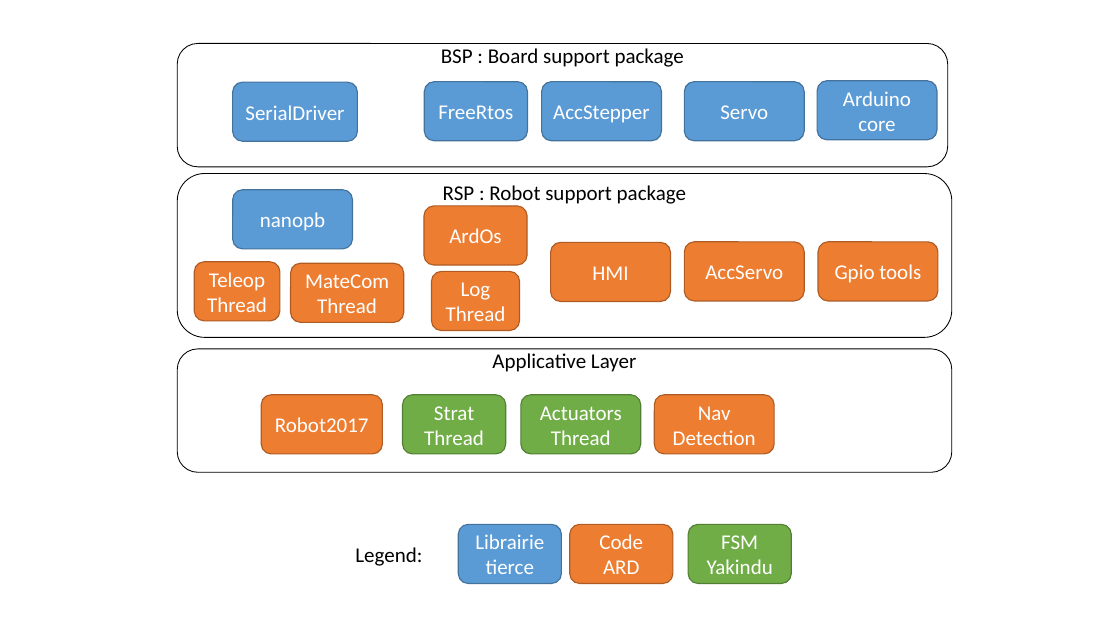
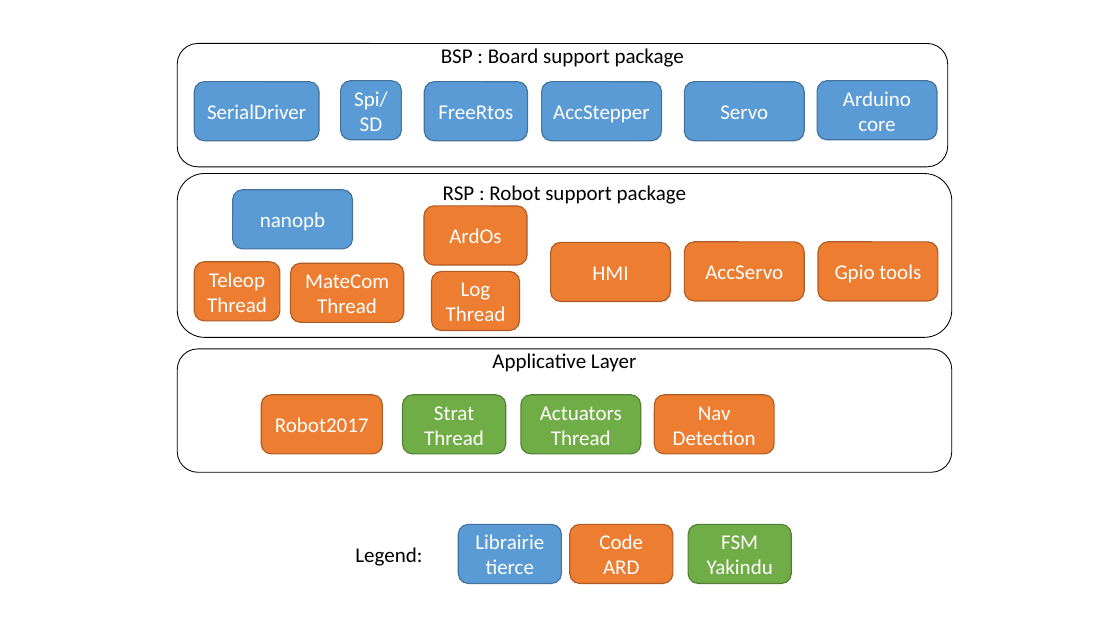
Before and after one commit to wixiw/ard2017, a slide deck: slide 1 of docs/PMI2017_archiSW.pptx. Drawn at 1120x630 pixels with LibreOffice and Linux fonts; fonts in the diff are those of the drawing. Boxes give left, top, right and bottom in pixels: in the first picture for what was removed or moved away, otherwise in the second. Text is boxed around its words. In the diff, an @@ line names an element or a change of style, - is before the commit and + after.

```diff
--- a/docs/PMI2017_archiSW.pptx
+++ b/docs/PMI2017_archiSW.pptx
@@ rounded rectangle "SerialDriver": place and size @@
-rounded rectangle "SerialDriver" at (233,82,358,141)
+rounded rectangle "SerialDriver" at (194,82,319,140)
@@ rounded rectangle added at (341,81,402,139), fill #5B9BD5, outline #43739E 1 pt, 18 pt, text #FFFFFF @@
+Spi/SD
```
Also in this commit, not shown: 1 other slide changed, 16 other files.
